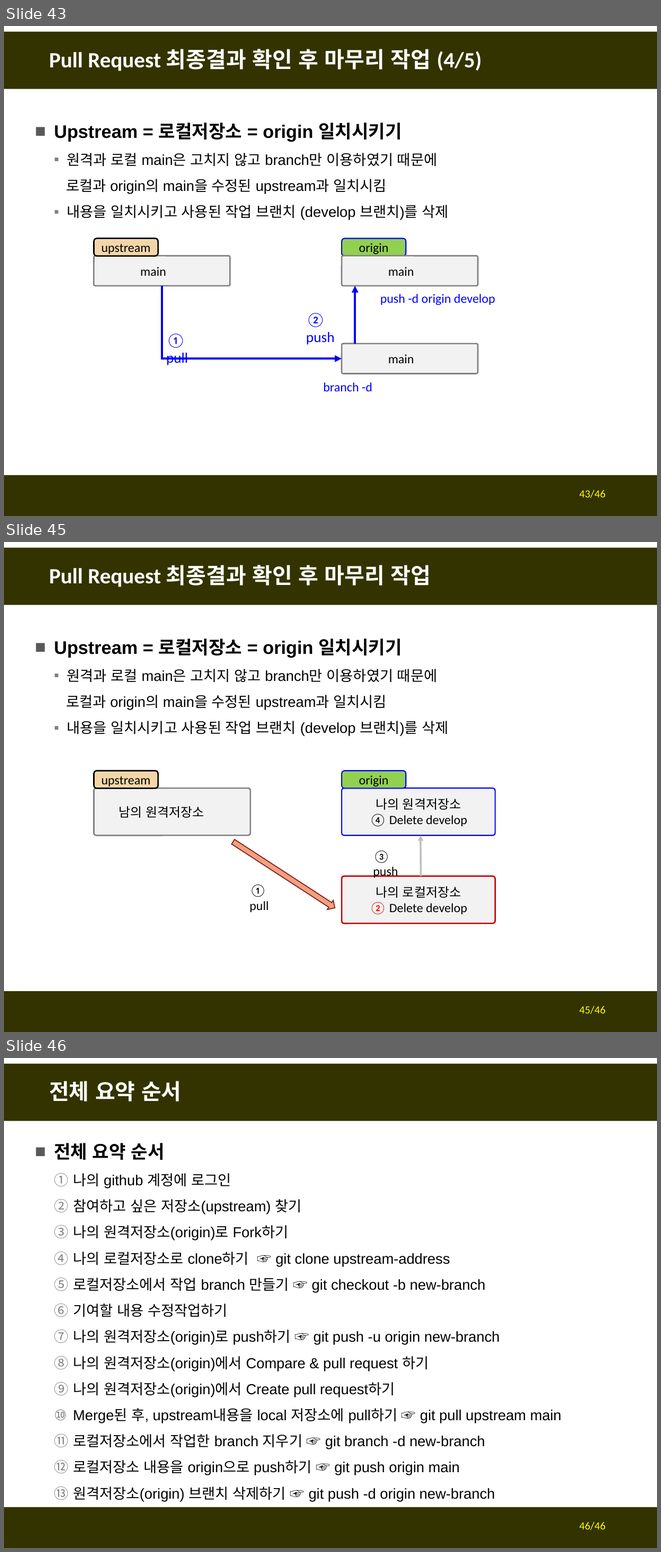
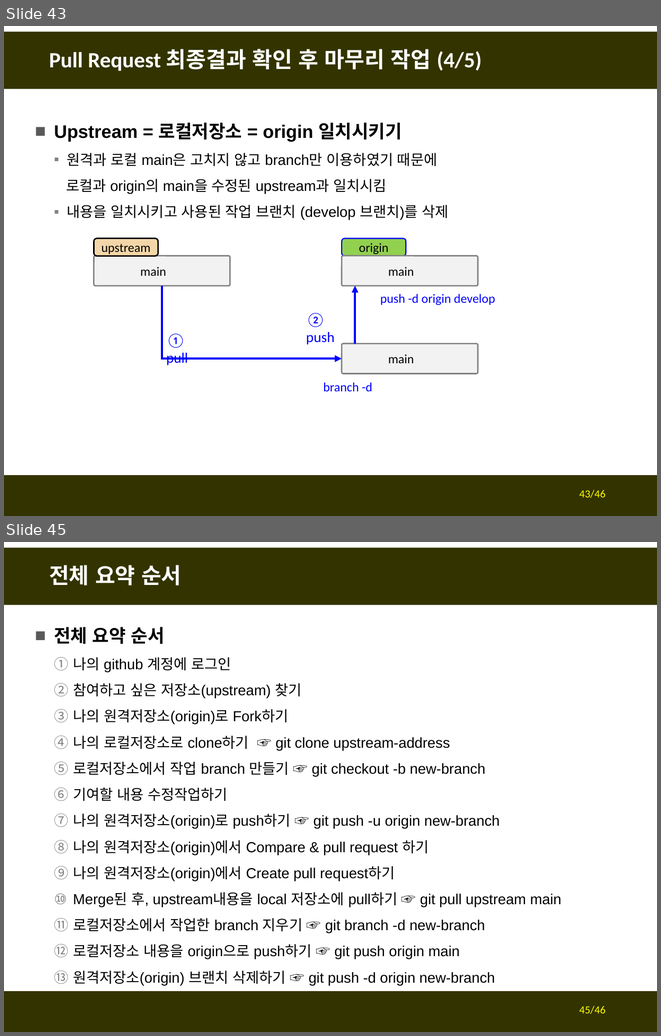
Before and after one commit to fasthill/github-lecture, a slide deck: git및github첫걸음3-forkclonePR.pptx. Shown one above the other, each under a label of ours: slides 43, 45 and 46 before the commit, slides 43 and 45 after it; the slides between them are not shown. The pictures are 661x1552 and 661x1036 pixels, drawn with LibreOffice and Linux fonts; fonts in the diff are those of the drawing. Boxes give left, top, right and bottom in pixels: in the first picture for what was removed or moved away, otherwise in the second. Text is boxed around its words. In the diff, an @@ line names an element or a change of style, - is before the commit and + after.

```diff
--- a/git및github첫걸음3-forkclonePR.pptx
+++ b/git및github첫걸음3-forkclonePR.pptx
@@ slide 45 removed at <box>4,542,657,1032</box>, background #FFFFFF; not listed: 2 template elements that a slide beside it also shows @@
@@ title removed at <box>49,565,431,587</box> @@
-Pull Request 최종결과 확인 후 마무리 작업
@@ text removed at <box>54,638,448,736</box> @@
-■ Upstream = 로컬저장소 = origin 일치시키기
-  ▪ 원격과 로컬 main은 고치지 않고 branch만 이용하였기 때문에
-  로컬과 origin의 main을 수정된 upstream과 일치시킴
-  ▪ 내용을 일치시키고 사용된 작업 브랜치 (develop 브랜치)를 삭제
@@ rounded rectangle removed at <box>94,770,158,788</box> @@
-upstream
@@ rounded rectangle removed at <box>342,770,406,788</box> @@
-origin
@@ rounded rectangle removed at <box>94,788,251,835</box> @@
-남의 원격저장소
@@ rounded rectangle removed at <box>342,788,495,835</box> @@
-나의 원격저장소
-④ Delete develop
@@ down arrow removed at <box>230,837,338,912</box> @@
@@ arrow removed from (421, 876) to (421, 835) @@
@@ text removed at <box>373,850,398,877</box> @@
-③ push
@@ text removed at <box>249,884,268,912</box> @@
-① pull
@@ rounded rectangle removed at <box>342,876,495,923</box> @@
-나의 로컬저장소
-② Delete develop
@@ page number removed at <box>579,1005,605,1014</box> @@
-45/46
@@ what was slide 46 is now slide 45 @@
@@ page number at <box>579,1005,605,1014</box>: text changed @@
-46/46
+45/46
```
Also in this commit, not shown: 2 slides changed.
